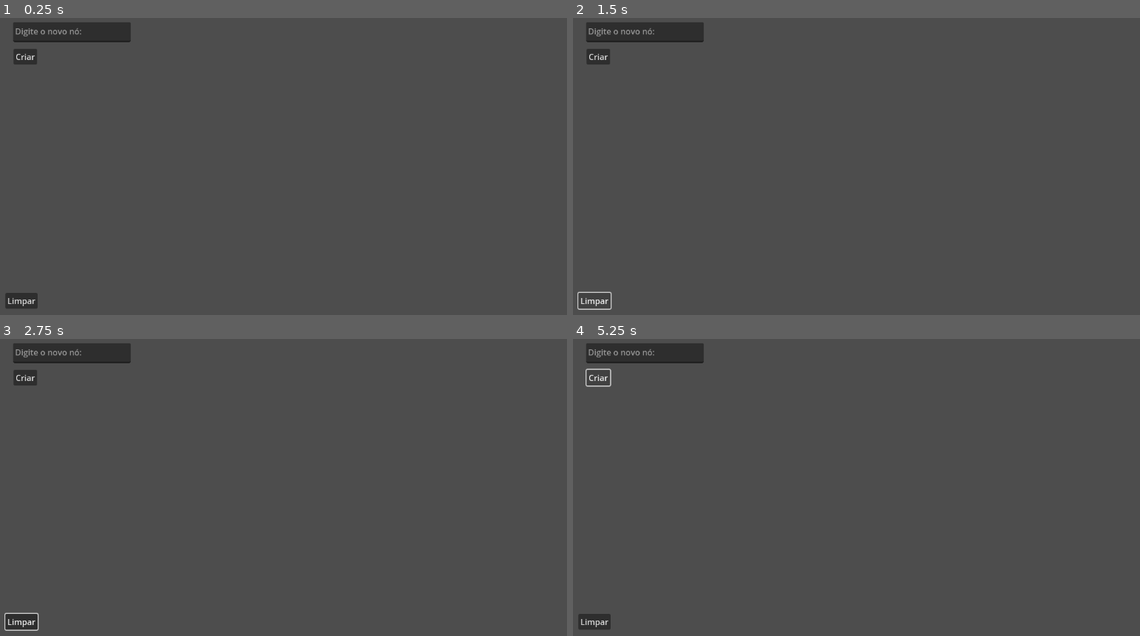
Above: before the commit, frames 1-4 (two rows, left to right).
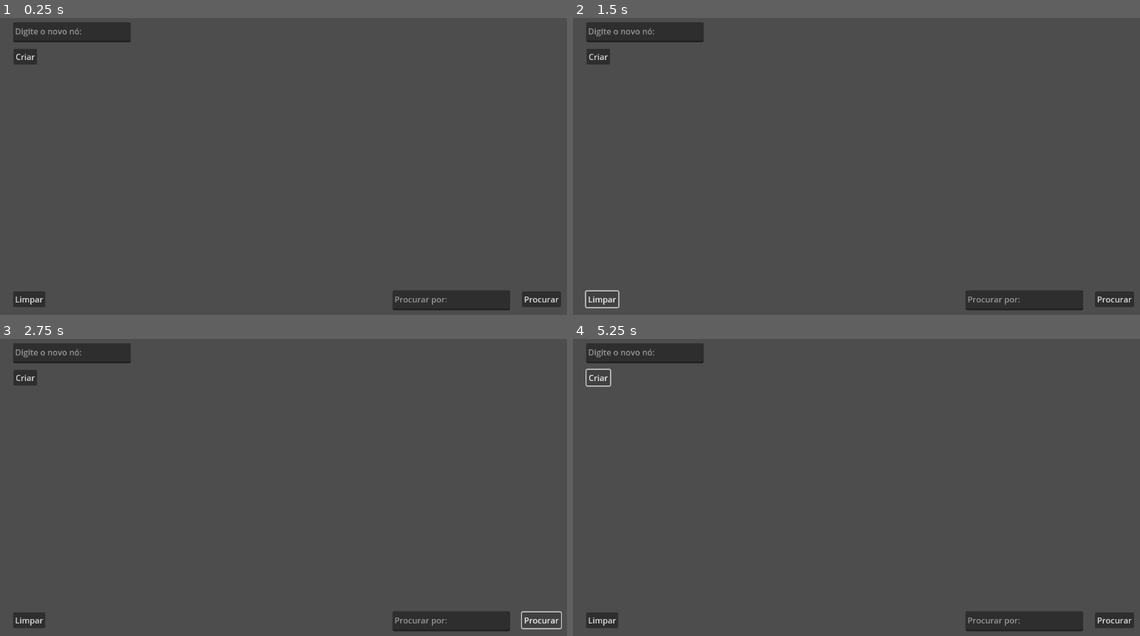
Above: after the commit, the same moments.

Repository: Meidesu/Arvores-ED
Game: Godot game, scene res://main.tscn
Same seed, same stepped clock (60 frames per second), same inputs: the game is played once before the commit and once after it.
Inputs (mouse positions are in pixels of both pictures, inside the frame that each line leads up to):
- Up to frame 1 (0.25 s): no input
- Up to frame 2 (1.5 s): click "Criar" at 0.5 s; click "Limpar" at 1.25 s
- Up to frame 3 (2.75 s): click (544, 621) at 2 s, where only the run after the commit has a clickable "Procurar"
- Up to frame 4 (5.25 s): click "Criar" at 2.75 s; click "Limpar" at 3.5 s; click (1117, 621) at 4.25 s, where only the run after the commit has a clickable "Procurar"; click "Criar" at 5 s

The runs differ from the first frame. In frame 1, 1.9% of the frame differs, in the area x 0-99%, y 91-99%; in frame 2, 1.9%; in frame 3, 1.7%; in frame 4, 1.9%.

Commit message:
feat: Encontrar e deletar sub-arvore

Diff:
--- a/No.gd
+++ b/No.gd
@@ -31,4 +31,5 @@
 	return !no.left && !no.right;
 
 func set_color(color: Color):
-	%bg.color = color;
+	#await get_tree().create_timer(0.5).timeout;
+	await create_tween().tween_property(%bg, 'color', color, 0.5).finished;
--- a/main.gd
+++ b/main.gd
@@ -9,6 +9,10 @@
 var lines: Array[Dictionary] = [];
 var posInicio: Vector2;
 var posFinal: Vector2;
+
+## Para animações
+var nodeFound: No;
+var currentNode: No;
 
 func _ready():
 	pass;
@@ -70,25 +74,19 @@
 
 func instanciarNo():
 
-	var inputText: String = %inputText.text;
-	%inputText.clear();
-
-	if inputText.is_empty() or !inputText.is_valid_int():
-		print_rich("[color=red]Caractere inválido")
-		return;
-
-	var numAtual: int = int(inputText);
+	var numAtual = get_input_text(%inputText);
 
 	#id += 1;
 
 	print("instanciando um novo no para %d" % [numAtual])
 
-	if !(numAtual is int):
+	if !(numAtual is int) or numAtual == null:
 		print_rich("[color=red]Invalido");
 		return null;
 
 	var novoNo: No = NO.instantiate() as No;
 	novoNo.depth = 1
+
 	add_child(novoNo);
 	novoNo.set_num(numAtual);
 
@@ -106,6 +104,22 @@
 	});
 	queue_redraw();
 
+func find_node(_raiz: No, value: int):
+
+	await _raiz.set_color(Color.BLUE)
+
+	if _raiz.num == value:
+		await _raiz.set_color(Color.GREEN);
+		return _raiz;
+
+	if _raiz.right != null and _raiz.num < value:
+		return await find_node(_raiz.right, value);
+
+	if _raiz.left != null and _raiz.num > value:
+		return await find_node(_raiz.left, value);
+
+	return null;
+
 func remove_line(no: No):
 	lines = lines.filter(
 		func (line):
@@ -115,30 +129,37 @@
 
 func clear_tree(_raiz: No):
 
-	_raiz.set_color(Color.BLUE)
-	await get_tree().create_timer(0.5).timeout;
+	await _raiz.set_color(Color.BLUE)
 
 	if _raiz.is_leaf(_raiz):
 
-		_raiz.set_color(Color.RED)
-		await get_tree().create_timer(0.5).timeout;
+		await _raiz.set_color(Color.RED)
 
 		remove_line(_raiz);
 		_raiz.queue_free();
 		return;
 
-	if _raiz.right:
+	if _raiz.right != null:
 		await clear_tree(_raiz.right);
 
-	if _raiz.left:
+	if _raiz.left != null:
 		await clear_tree(_raiz.left)
 
-	_raiz.set_color(Color.RED)
-	await get_tree().create_timer(0.5).timeout;
+	await _raiz.set_color(Color.RED)
 
 	remove_line(_raiz);
 	_raiz.queue_free();
 	return;
+
+func get_input_text(textEdit: TextEdit):
+	var inputText: String = textEdit.text;
+	textEdit.clear();
+
+	if inputText.is_empty() or !inputText.is_valid_int():
+		print_rich("[color=red]Caractere inválido")
+		return null;
+
+	return int(inputText);
 
 func _on_button_pressed():
 	print("Criando nó!")
@@ -147,3 +168,9 @@
 func _on_clear_button_pressed():
 	if raiz != null:
 		await clear_tree(raiz);
+
+func _on_search_button_pressed():
+	if raiz != null:
+		nodeFound = await find_node(raiz, get_input_text(%searchText))
+
+		await clear_tree(nodeFound);
--- a/main.tscn
+++ b/main.tscn
@@ -5,7 +5,13 @@
 [node name="Main" type="Node2D"]
 script = ExtResource("1_frw3b")
 
-[node name="inputText" type="TextEdit" parent="."]
+[node name="raizPos" type="Marker2D" parent="."]
+unique_name_in_owner = true
+position = Vector2(744, 77)
+
+[node name="UI" type="CanvasLayer" parent="."]
+
+[node name="inputText" type="TextEdit" parent="UI"]
 unique_name_in_owner = true
 offset_left = 50.0
 offset_top = 53.0
@@ -13,23 +19,54 @@
 offset_bottom = 92.0
 placeholder_text = "Digite o novo nó: "
 
-[node name="createButton" type="Button" parent="."]
+[node name="searchText" type="TextEdit" parent="UI"]
+unique_name_in_owner = true
+anchors_preset = 3
+anchor_left = 1.0
+anchor_top = 1.0
+anchor_right = 1.0
+anchor_bottom = 1.0
+offset_left = -361.0
+offset_top = -70.0
+offset_right = -131.0
+offset_bottom = -31.0
+grow_horizontal = 0
+grow_vertical = 0
+placeholder_text = "Procurar por:"
+
+[node name="createButton" type="Button" parent="UI"]
 offset_left = 51.0
 offset_top = 105.0
 offset_right = 97.0
 offset_bottom = 136.0
 text = "Criar"
 
-[node name="raizPos" type="Marker2D" parent="."]
-unique_name_in_owner = true
-position = Vector2(744, 77)
-
-[node name="clearButton" type="Button" parent="."]
-offset_left = 35.0
-offset_top = 583.0
-offset_right = 98.0
-offset_bottom = 614.0
+[node name="clearButton" type="Button" parent="UI"]
+anchors_preset = 2
+anchor_top = 1.0
+anchor_bottom = 1.0
+offset_left = 50.0
+offset_top = -68.0
+offset_right = 113.0
+offset_bottom = -37.0
+grow_vertical = 0
 text = "Limpar"
 
-[connection signal="pressed" from="createButton" to="." method="_on_button_pressed"]
-[connection signal="pressed" from="clearButton" to="." method="_on_clear_button_pressed"]
+[node name="searchButton" type="Button" parent="UI"]
+anchors_preset = 3
+anchor_left = 1.0
+anchor_top = 1.0
+anchor_right = 1.0
+anchor_bottom = 1.0
+offset_left = -108.0
+offset_top = -68.0
+offset_right = -32.0
+offset_bottom = -37.0
+grow_horizontal = 0
+grow_vertical = 0
+text = "Procurar
+"
+
+[connection signal="pressed" from="UI/createButton" to="." method="_on_button_pressed"]
+[connection signal="pressed" from="UI/clearButton" to="." method="_on_clear_button_pressed"]
+[connection signal="pressed" from="UI/searchButton" to="." method="_on_search_button_pressed"]
